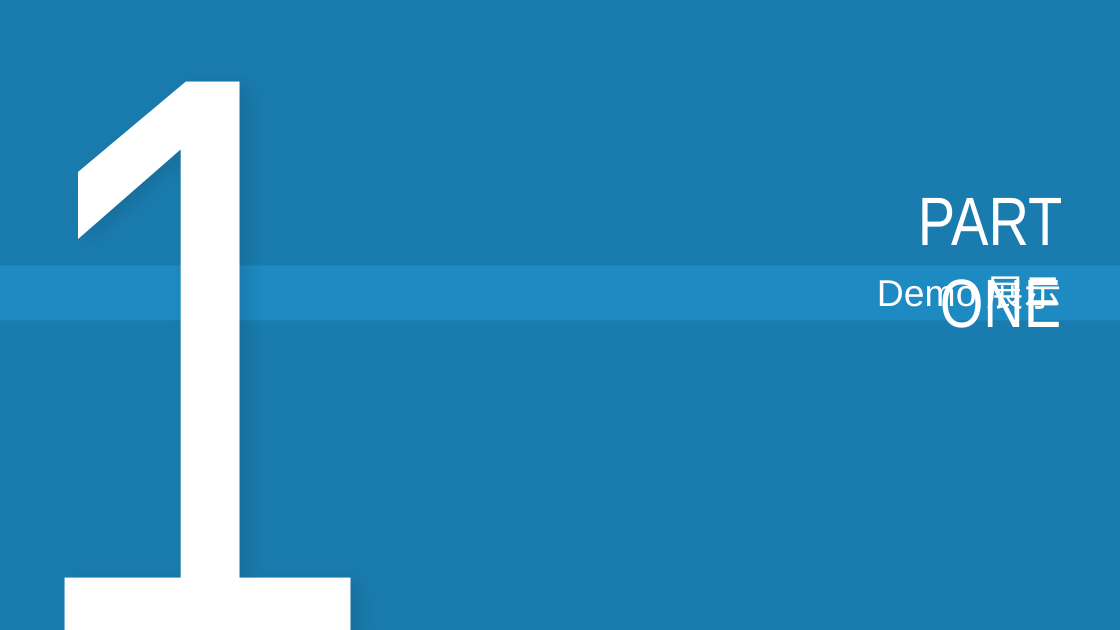
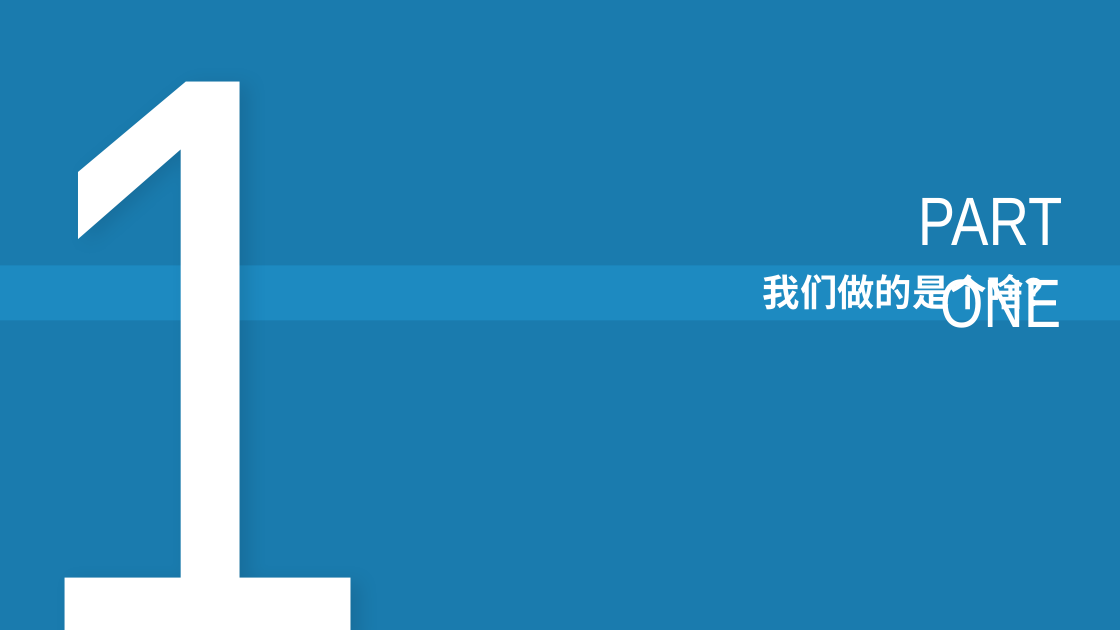
Before and after one commit to AndyShen105/aep-kv, a slide deck: slide 4 of doc/基于AEP的可持久化KV存储.pptx. Drawn at 1120x630 pixels with LibreOffice and Linux fonts; fonts in the diff are those of the drawing. Boxes give left, top, right and bottom in pixels: in the first picture for what was removed or moved away, otherwise in the second. Text is boxed around its words. In the diff, an @@ line names an element or a change of style, - is before the commit and + after.

```diff
--- a/doc/基于AEP的可持久化KV存储.pptx
+++ b/doc/基于AEP的可持久化KV存储.pptx
@@ text at [763,274,1062,317]: text changed; bold on @@
-Demo 展示
+我们做的是个啥？
```
Also in this commit, not shown: 5 other slides changed, 16 slides added, 6 slides removed, 1 other file.
